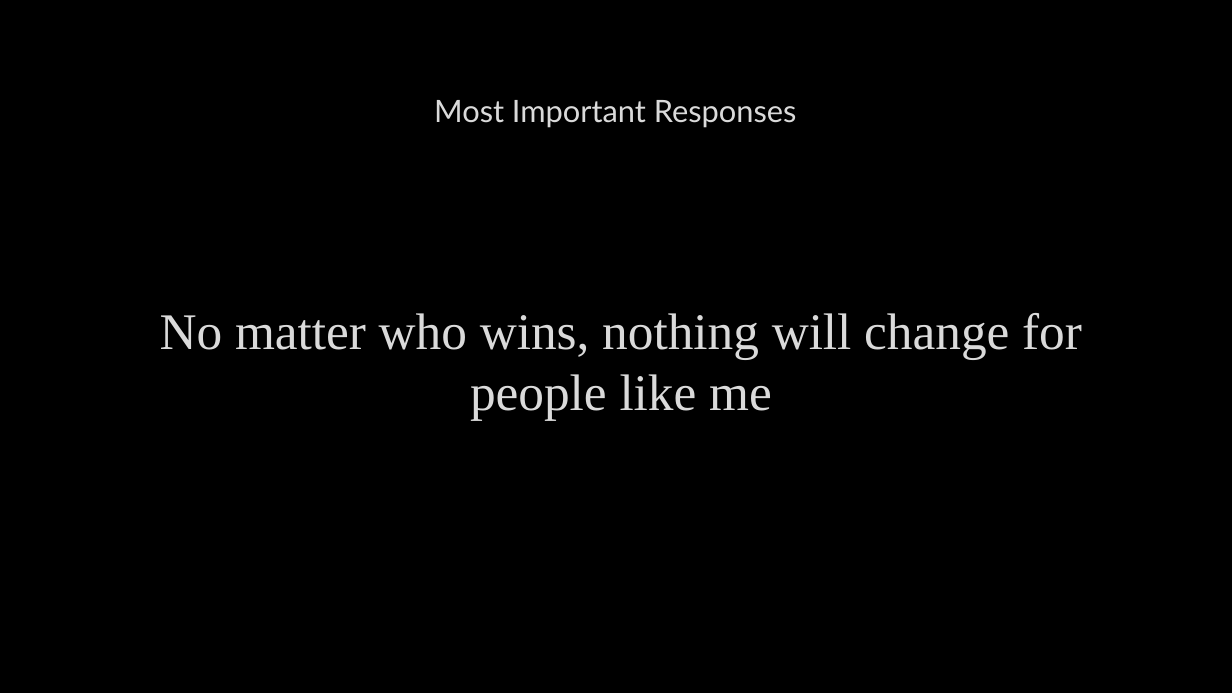
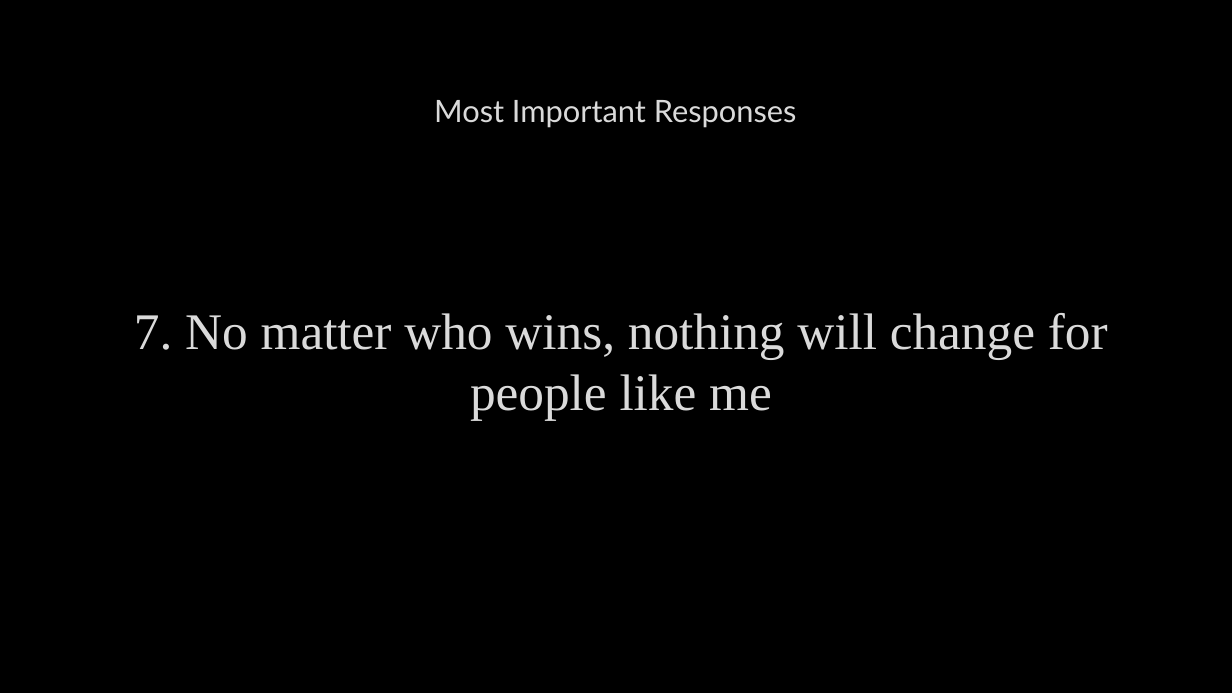
Before and after one commit to drewb8419/nonvoters, a slide deck: slide 10 of Final_Report/Capstone_nonvoters_presentation.pptx (slide 7 before the commit). Drawn at 1232x693 pixels with LibreOffice and Linux fonts; fonts in the diff are those of the drawing; background and template pictures are left out. Boxes give left, top, right and bottom in pixels: in the first picture for what was removed or moved away, otherwise in the second. Text is boxed around its words. In the diff, an @@ line names an element or a change of style, - is before the commit and + after.

```diff
--- a/Final_Report/Capstone_nonvoters_presentation.pptx
+++ b/Final_Report/Capstone_nonvoters_presentation.pptx
@@ text at (134,313,1108,421): text changed @@
-No matter who wins, nothing will change for people like me
+7. No matter who wins, nothing will change for people like me
```
Also in this commit, not shown: 8 other slides changed, 9 slides added, 2 slides removed.
